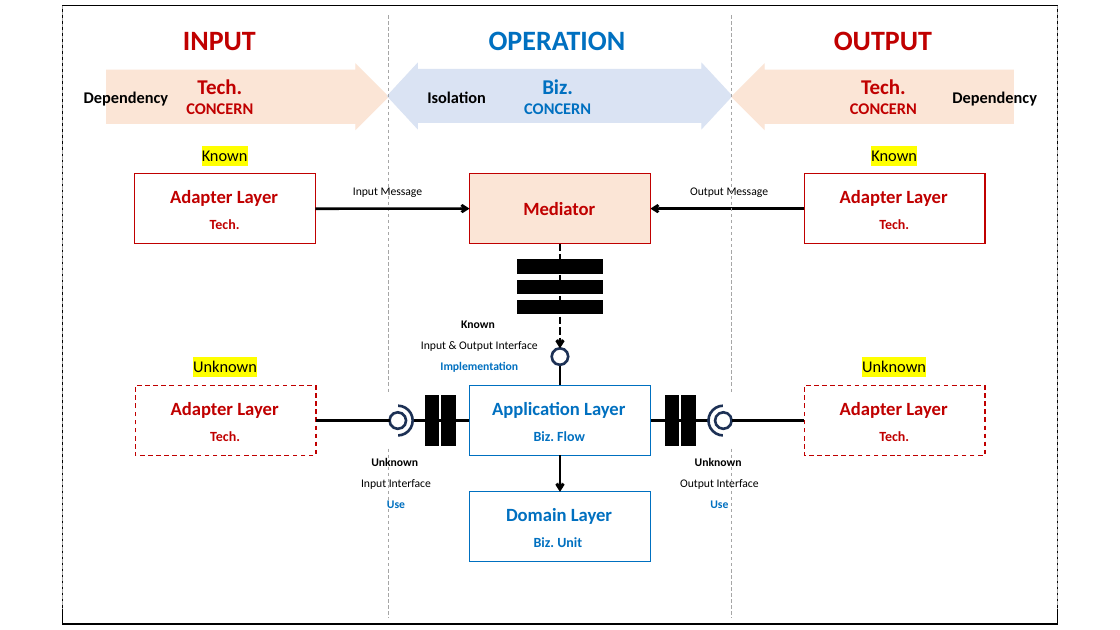
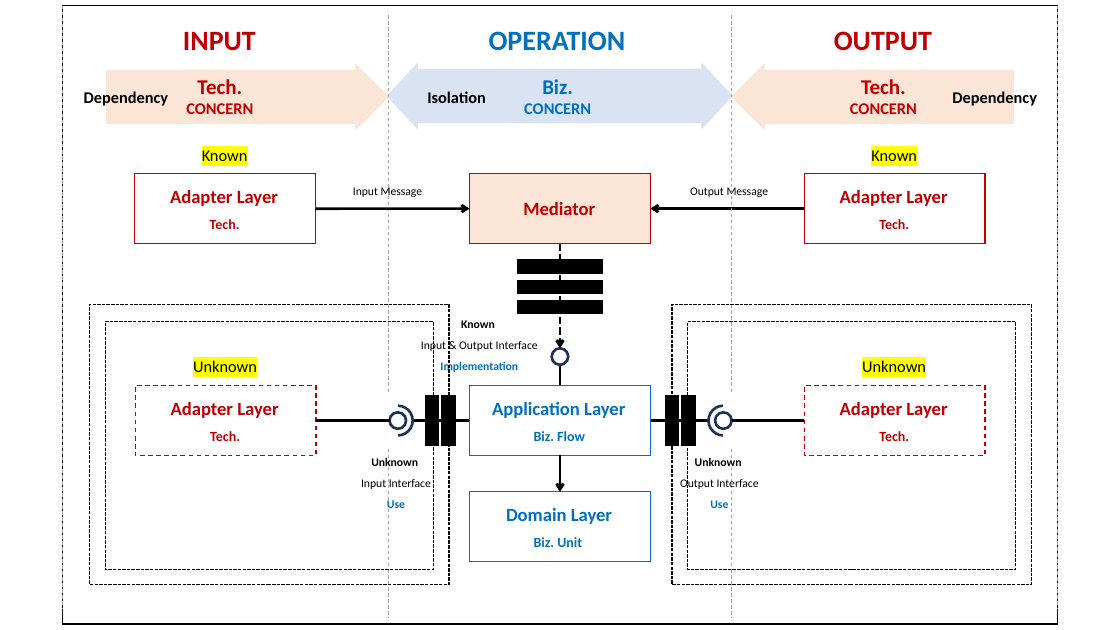
Before and after one commit to hhko/beyondcode, a slide deck: slide 17 of README.pptx. Drawn at 1120x630 pixels with LibreOffice and Linux fonts; fonts in the diff are those of the drawing. Boxes give left, top, right and bottom in pixels: in the first picture for what was removed or moved away, otherwise in the second. Text is boxed around its words. In the diff, an @@ line names an element or a change of style, - is before the commit and + after.

```diff
--- a/README.pptx
+++ b/README.pptx
@@ rectangle added at [90,304,450,585], outline #000000 1 pt dashed @@
@@ rectangle added at [105,322,434,570], outline #000000 1 pt dashed @@
@@ rectangle added at [672,304,1032,585], outline #000000 1 pt dashed @@
@@ rectangle added at [688,322,1017,570], outline #000000 1 pt dashed @@
```
Also in this commit, not shown: 2 other slides changed, 1 other file.
